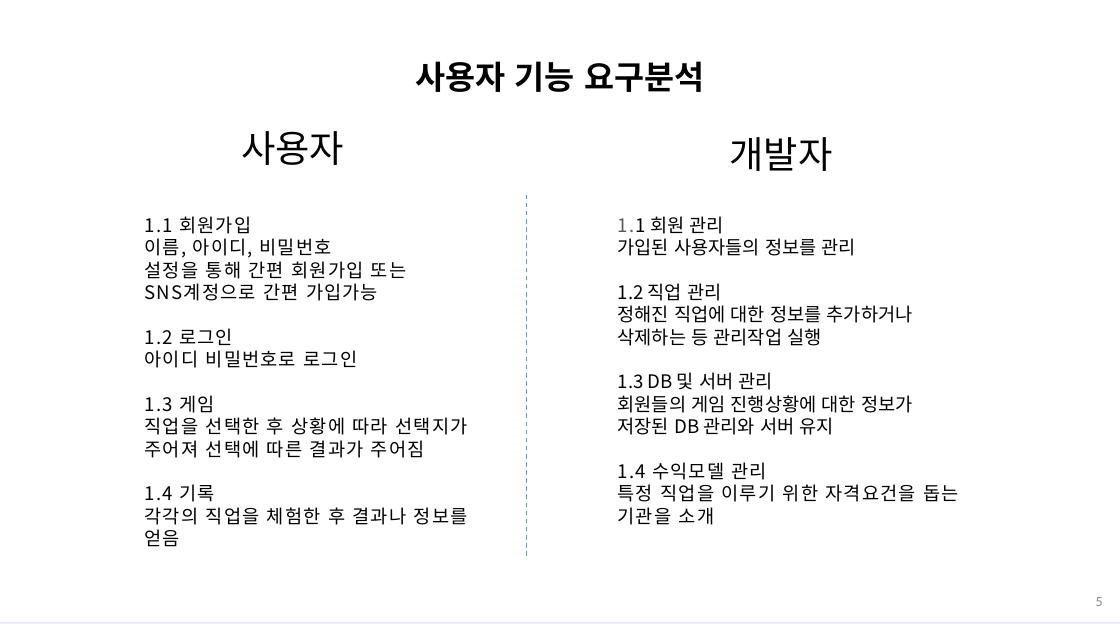
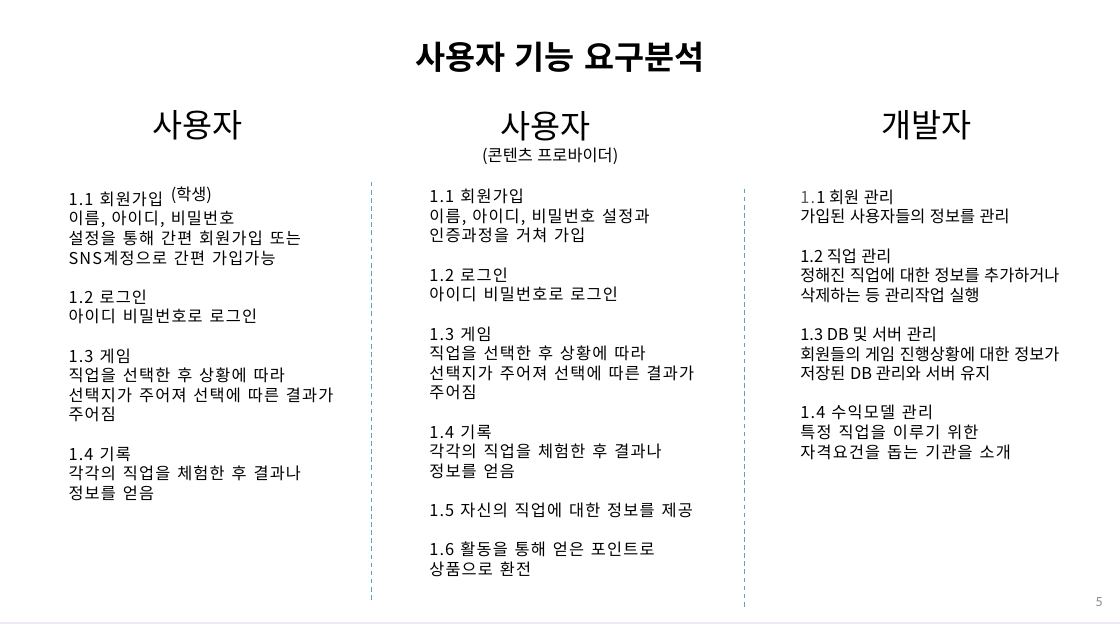
Before and after one commit to zlstjq/forgit, a slide deck: slide 5 of 세미나 중간발표 1.pptx. Drawn at 1120x630 pixels with LibreOffice and Linux fonts; fonts in the diff are those of the drawing. Boxes give left, top, right and bottom in pixels: in the first picture for what was removed or moved away, otherwise in the second. Text is boxed around its words. In the diff, an @@ line names an element or a change of style, - is before the commit and + after.

```diff
--- a/세미나 중간발표 1.pptx
+++ b/세미나 중간발표 1.pptx
@@ text "사용자 기능 요구분석": place and size @@
-text "사용자 기능 요구분석" at (416,61,704,92)
+text "사용자 기능 요구분석" at (416,41,704,72)
@@ text "사용자": place and size @@
-text "사용자" at (241,131,344,165)
+text "사용자" at (153,110,243,203)
@@ text at (153,110,243,140): size 32 to 28 pt in "사용자" @@
@@ text added at (482,111,618,164), 14 pt, text #000000 @@
+사용자
+(콘텐츠 프로바이더)
@@ text "개발자": place and size @@
-text "개발자" at (729,137,832,171)
+text "개발자" at (881,110,971,140)
@@ text "개발자" at (881,110,971,140): size 32 to 28 pt @@
@@ text "1.1 회원가입": place and size @@
-text "1.1 회원가입" at (145,216,468,547)
+text "1.1 회원가입" at (69,191,333,501)
@@ text "1.1 회원가입" at (69,191,333,501): size 16 to 14 pt @@
@@ text at (171,186,212,203): paragraph added @@
+(학생)
@@ line moved from (527, 195) - (527, 557) to (371, 182) - (371, 602) @@
@@ text added at (429,188,694,577), 14 pt, text #000000 @@
+1.1 회원가입
+이름, 아이디, 비밀번호 설정과 인증과정을 거쳐 가입
+1.2 로그인
+아이디 비밀번호로 로그인
+1.3 게임
+직업을 선택한 후 상황에 따라 선택지가 주어져 선택에 따른 결과가 주어짐
+1.4 기록
+각각의 직업을 체험한 후 결과나 정보를 얻음
+1.5 자신의 직업에 대한 정보를 제공
+1.6 활동을 통해 얻은 포인트로 상품으로 환전
@@ line added from (744, 189) to (744, 608), #5AA2C8 1 pt dashed @@
@@ text "1.1 회원 관리" at (800,189,1059,460): size 16 to 14 pt @@
@@ text "1.1 회원 관리": place and size @@
-text "1.1 회원 관리" at (618,216,958,525)
+text "1.1 회원 관리" at (800,189,1059,460)
```
Also in this commit, not shown: 2 other slides changed.
